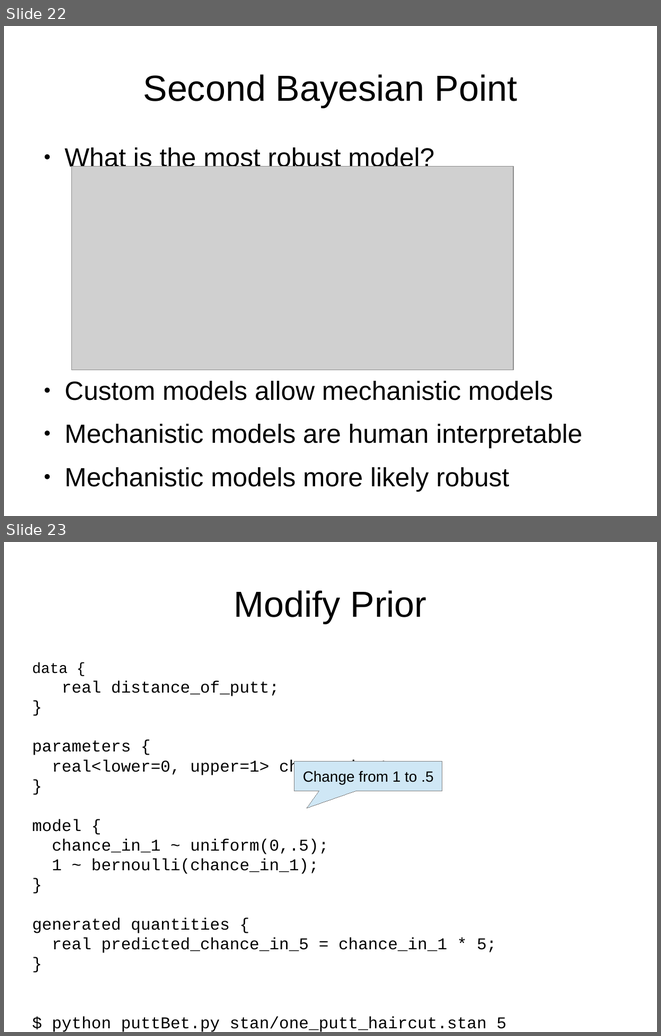
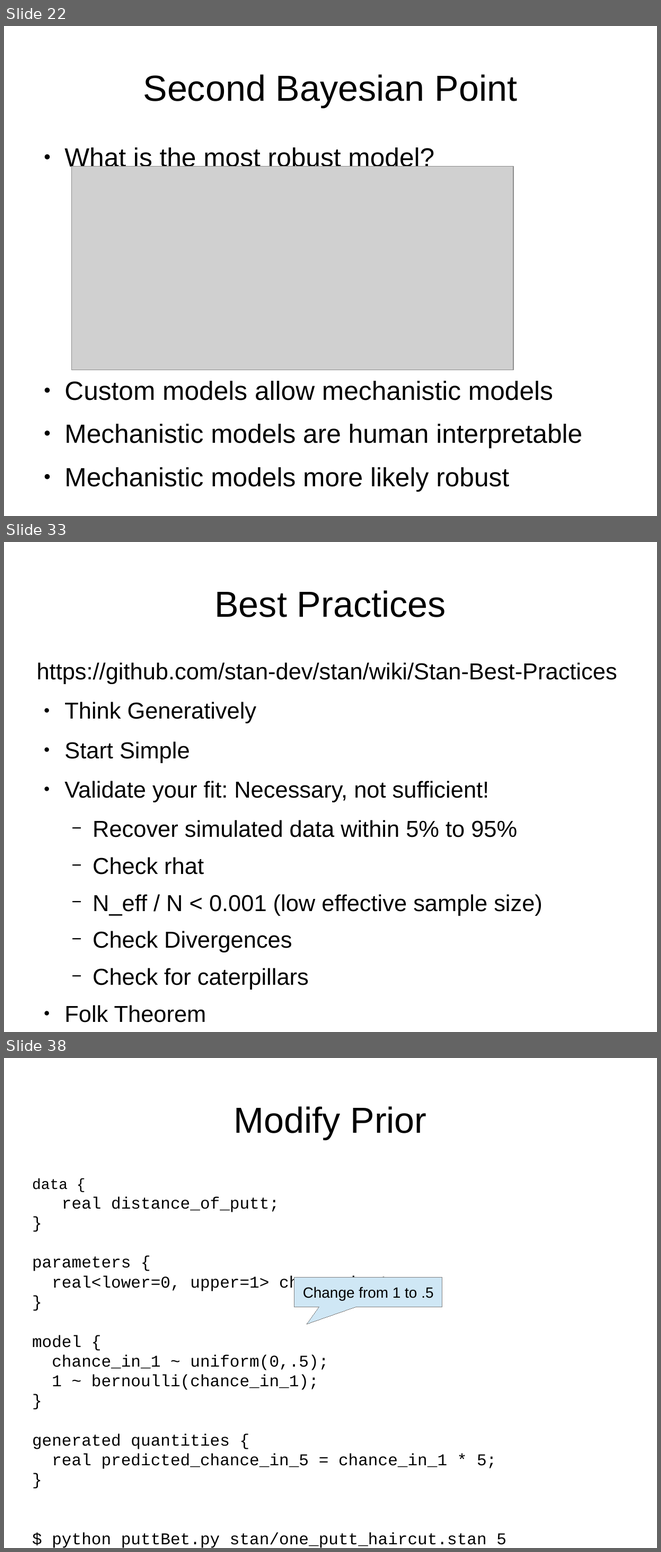
Before and after one commit to breckbaldwin/StanIsThePlanDist, a slide deck: slides/StanIsThePlanPyData2.odp. Shown one above the other, each under a label of ours: slides 22 and 23 before the commit, slides 22, 33 and 38 after it; the slides between them are not shown. The pictures are 661x1036 and 661x1552 pixels, drawn with LibreOffice and Linux fonts; fonts in the diff are those of the drawing; grey boxes stand for pictures. Boxes give left, top, right and bottom in pixels: in the first picture for what was removed or moved away, otherwise in the second. Text is boxed around its words. In the diff, an @@ line names an element or a change of style, - is before the commit and + after.

```diff
--- a/slides/StanIsThePlanPyData2.odp
+++ b/slides/StanIsThePlanPyData2.odp
@@ slide 33 added at bbox=[4, 542, 657, 1032], background #FFFFFF @@
@@ title added at bbox=[215, 590, 446, 617], 44 pt, text #000000 @@
+Best Practices
@@ text added at bbox=[37, 662, 617, 989], 28 pt, text #000000 @@
+https://github.com/stan-dev/stan/wiki/Stan-Best-Practices
+● Think Generatively
+● Start Simple
+● Validate your fit: Necessary, not sufficient!
+  − Recover simulated data within 5% to 95%
+  − Check rhat
+  − N_eff / N < 0.001 (low effective sample size)
+  − Check Divergences
+  − Check for caterpillars
+● Folk Theorem
@@ what was slide 23 is now slide 38 @@
```
Also in this commit, not shown: 14 other slides added.
